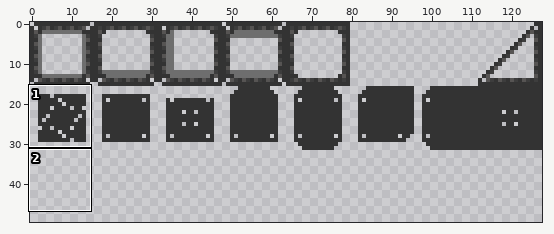
Sprite sheet, stored at base/craft/parts.png. The picture above shows the old version from afar; the outline marks the close-up.
Close-up. Before the commit:
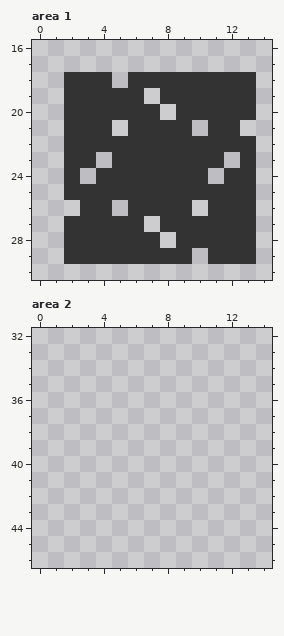
The file is 128x128 pixels. Colours within 5 levels of each other are drawn and written as one. Shown: area 1: x 0..14, y 16..30; area 2: x 0..14, y 32..46. The wide view leaves out empty margins. The commit also changed other parts of the picture, which this record leaves out.
New version:
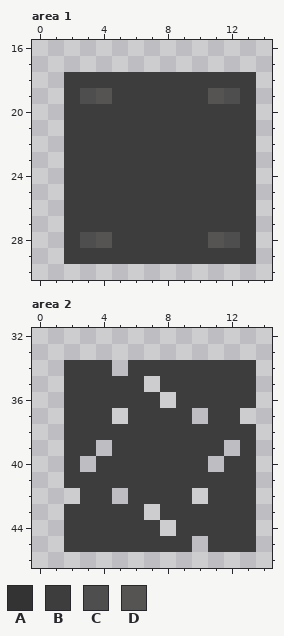
Palette (. is transparent): A #333333  B #3d3d3d  C #4e4e4e  D #565453
Difference:
Area 1:
y 18: x 2..13 AAA.AAAAAAAA -> BBBBBBBBBBBB
y 19: x 2..13 AAAAA.AAAAAA -> BCDBBBBBBDCB
y 20: x 2..13 AAAAAA.AAAAA -> BBBBBBBBBBBB
y 21: x 2..13 AAA.AAAA.AA. -> BBBBBBBBBBBB
y 22: x 2..13 AAAAAAAAAAAA -> BBBBBBBBBBBB
y 23: x 2..13 AA.AAAAAAA.A -> BBBBBBBBBBBB
y 24: x 2..13 A.AAAAAAA.AA -> BBBBBBBBBBBB
y 25: x 2..13 AAAAAAAAAAAA -> BBBBBBBBBBBB
y 26: x 2..13 .AA.AAAA.AAA -> BBBBBBBBBBBB
y 27: x 2..13 AAAAA.AAAAAA -> BBBBBBBBBBBB
y 28: x 2..13 AAAAAA.AAAAA -> BCDBBBBBBDCB
y 29: x 2..13 AAAAAAAA.AAA -> BBBBBBBBBBBB
Area 2:
y 34: x 2..4 ... -> BBB; x 6..13 ........ -> BBBBBBBB
y 35: x 2..6 ..... -> BBBBB; x 8..13 ...... -> BBBBBB
y 36: x 2..7 ...... -> BBBBBB; x 9..13 ..... -> BBBBB
y 37: x 2..4 ... -> BBB; x 6..9 .... -> BBBB; x 11..12 .. -> BB
y 38: x 2..13 ............ -> BBBBBBBBBBBB
y 39: x 2..3 .. -> BB; x 5..11 ....... -> BBBBBBB; x 13 . -> B
y 40: x 2 . -> B; x 4..10 ....... -> BBBBBBB; x 12..13 .. -> BB
y 41: x 2..13 ............ -> BBBBBBBBBBBB
y 42: x 3..4 .. -> BB; x 6..9 .... -> BBBB; x 11..13 ... -> BBB
y 43: x 2..6 ..... -> BBBBB; x 8..13 ...... -> BBBBBB
y 44: x 2..7 ...... -> BBBBBB; x 9..13 ..... -> BBBBB
y 45: x 2..9 ........ -> BBBBBBBB; x 11..13 ... -> BBB
Boxes around the changes in both close-ups, in picture pixels (x1, y1, x2, y2):
changed: (64, 72, 256, 264)
added: (64, 360, 256, 552)
